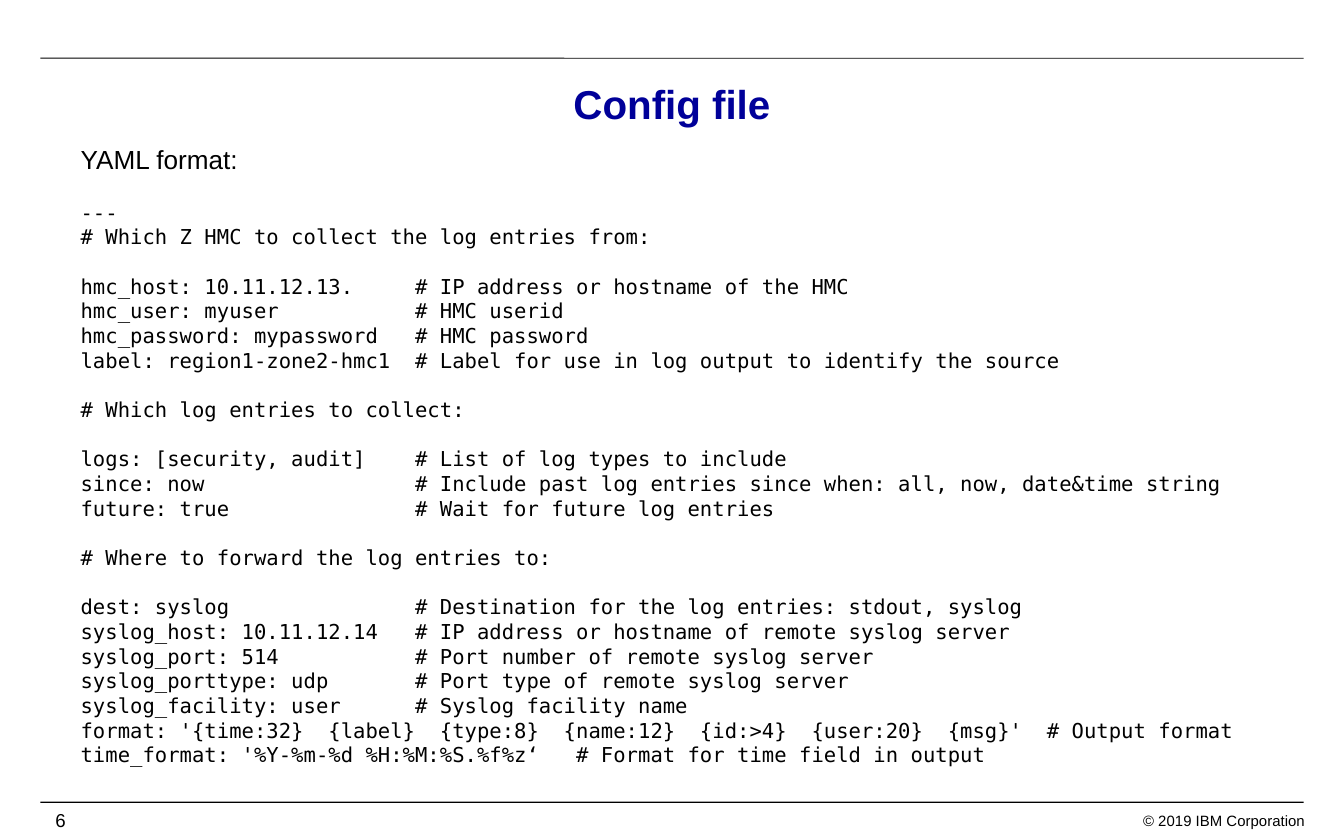
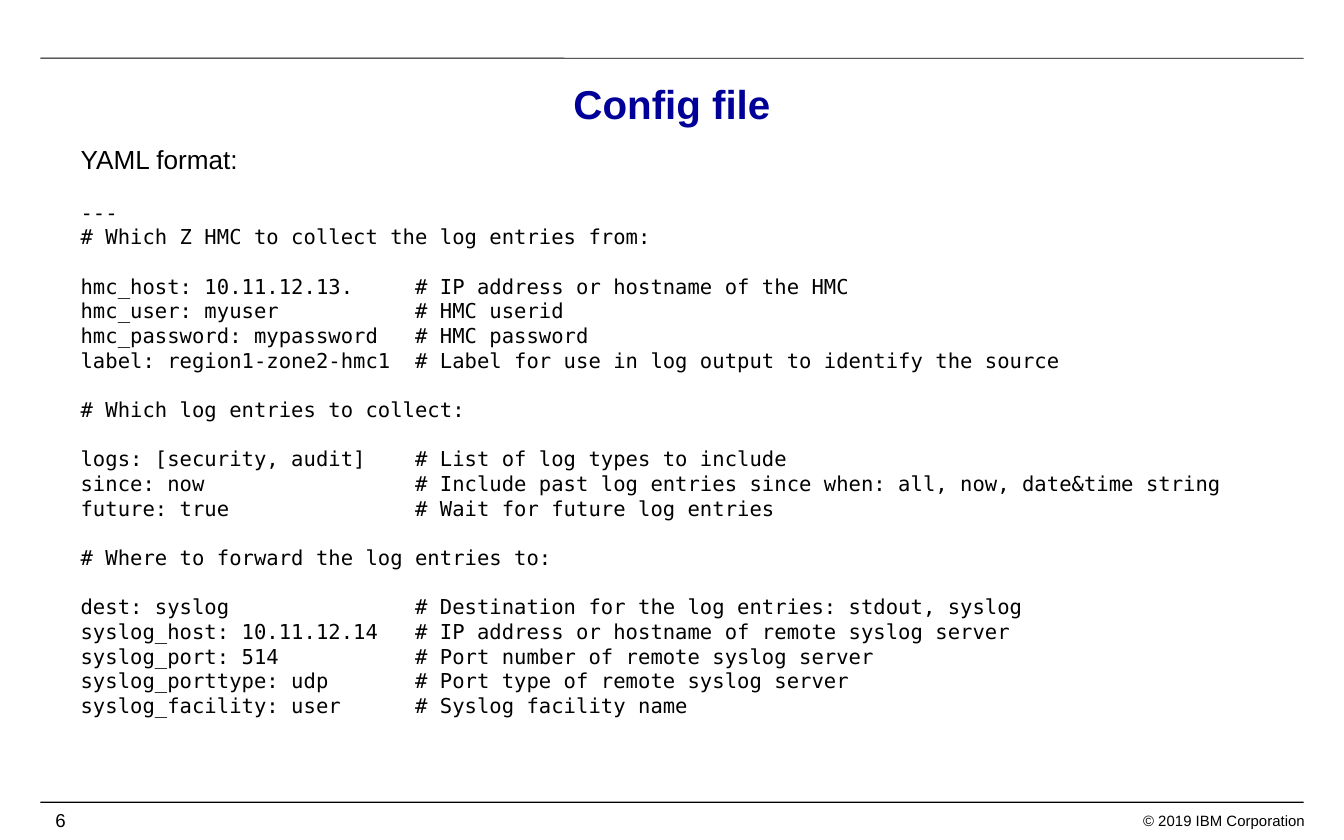
Before and after one commit to zhmcclient/zhmc-log-forwarder, a slide deck: slide 6 of IBM_Z_HMC_Log_Forwarder.pptx. Drawn at 1344x840 pixels with LibreOffice and Linux fonts; fonts in the diff are those of the drawing; background and template pictures are left out. Boxes give left, top, right and bottom in pixels: in the first picture for what was removed or moved away, otherwise in the second. Text is boxed around its words. In the diff, an @@ line names an element or a change of style, - is before the commit and + after.

Commit message:
Added self-logging
Self-logging is the logging of any actions and particularly of failures of
the program itself. This is separate from forwarding the HMC log entries.

Self-logging can be configured with its destination (stdout, stderr),
log message format and time format therein.

At this point, the configuration can only be done in the config file,
and not in command line options.

```diff
--- a/IBM_Z_HMC_Log_Forwarder.pptx
+++ b/IBM_Z_HMC_Log_Forwarder.pptx
@@ text at bbox=[81, 150, 1220, 718]: text changed @@
-YAML format:
----
-# Which Z HMC to collect the log entries from:
-hmc_host: 10.11.12.13. # IP address or hostname of the HMC
-hmc_user: myuser # HMC userid
-hmc_password: mypassword # HMC password
-label: region1-zone2-hmc1 # Label for use in log output to identify the source
-# Which log entries to collect:
-logs: [security, audit] # List of log types to include
-since: now # Include past log entries since when: all, now, date&time string
-future: true # Wait for future log entries
-# Where to forward the log entries to:
-dest: syslog # Destination for the log entries: stdout, syslog
-syslog_host: 10.11.12.14 # IP address or hostname of remote syslog server
-syslog_port: 514 # Port number of remote syslog server
-syslog_porttype: udp # Port type of remote syslog server
-syslog_facility: user # Syslog facility name
-format: '{time:32} {label} {type:8} {name:12} {id:>4} {user:20} {msg}' # Output format
-time_format: '%Y-%m-%d %H:%M:%S.%f%z‘ # Format for time field in output
+YAML format:
+---
+# Which Z HMC to collect the log entries from:
+hmc_host: 10.11.12.13. # IP address or hostname of the HMC
+hmc_user: myuser # HMC userid
+hmc_password: mypassword # HMC password
+label: region1-zone2-hmc1 # Label for use in log output to identify the source
+# Which log entries to collect:
+logs: [security, audit] # List of log types to include
+since: now # Include past log entries since when: all, now, date&time string
+future: true # Wait for future log entries
+# Where to forward the log entries to:
+dest: syslog # Destination for the log entries: stdout, syslog
+syslog_host: 10.11.12.14 # IP address or hostname of remote syslog server
+syslog_port: 514 # Port number of remote syslog server
+syslog_porttype: udp # Port type of remote syslog server
+syslog_facility: user # Syslog facility name
```
Also in this commit, not shown: 2 other slides changed, 1 slide added, 3 other files.
